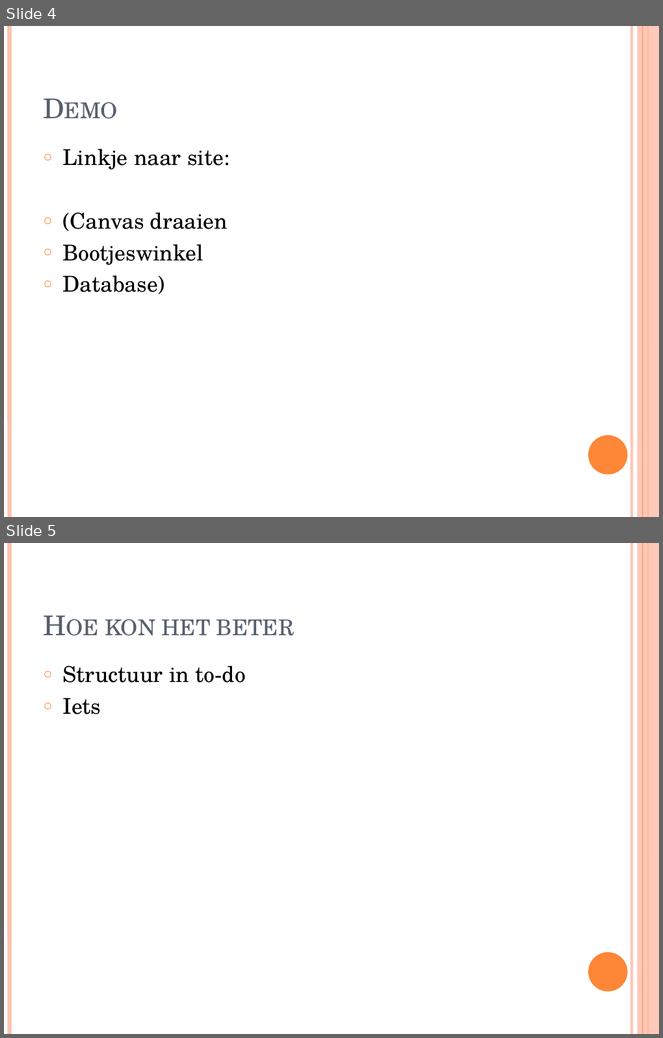
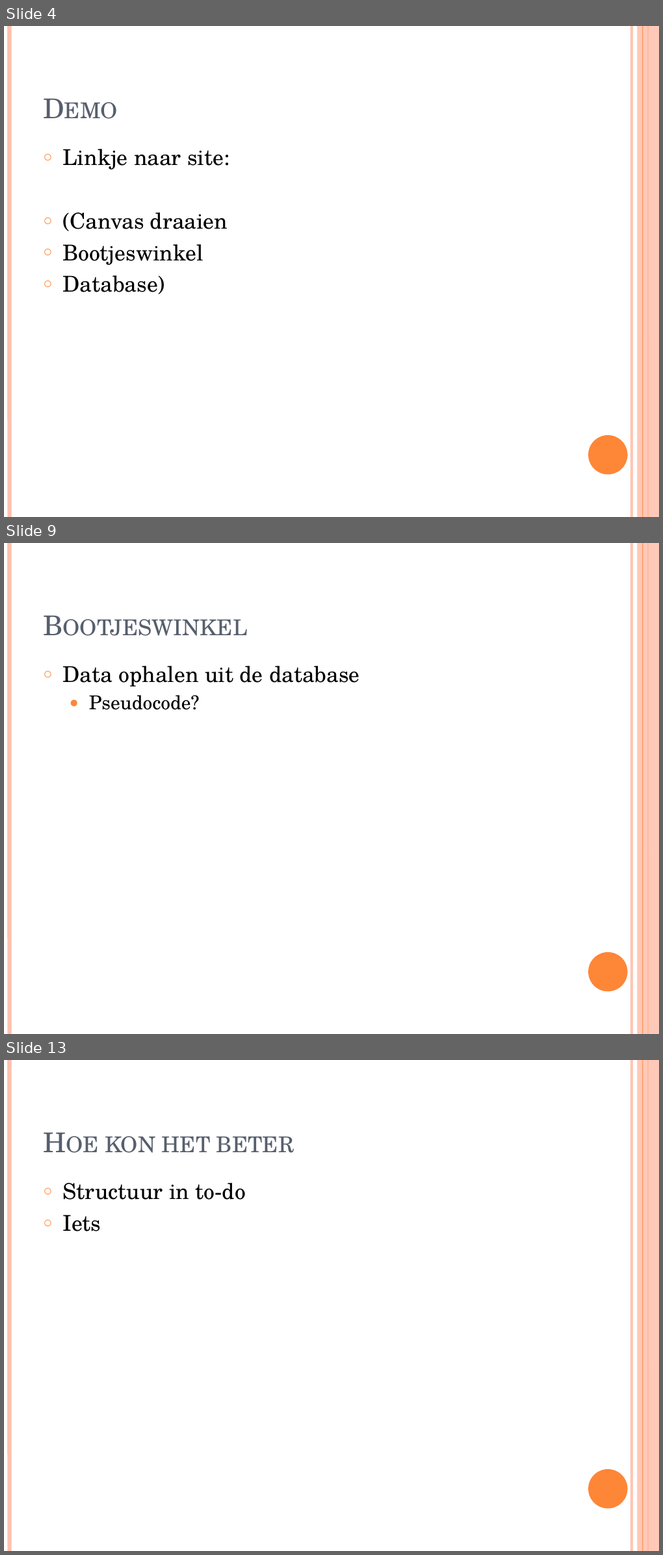
Before and after one commit to jennydenouden/spel, a slide deck: presentatie.pptx. Shown one above the other, each under a label of ours: slides 4 and 5 before the commit, slides 4, 9 and 13 after it; the slides between them are not shown. The pictures are 663x1038 and 663x1555 pixels, drawn with LibreOffice and Linux fonts; fonts in the diff are those of the drawing. Boxes give left, top, right and bottom in pixels: in the first picture for what was removed or moved away, otherwise in the second. Text is boxed around its words. In the diff, an @@ line names an element or a change of style, - is before the commit and + after.

```diff
--- a/presentatie.pptx
+++ b/presentatie.pptx
@@ slide 9 added at (4,543,659,1034), background #FFFFFF; not listed: 6 template elements that a slide beside it also shows @@
@@ title added at (36,563,572,644), 30 pt, text #575F6D, small capitals @@
+Bootjeswinkel
@@ text added at (63,666,360,710), 24 pt, text #000000 @@
+○ Data ophalen uit de database
+  ● Pseudocode?
@@ what was slide 5 is now slide 13 @@
```
Also in this commit, not shown: 7 other slides added.
